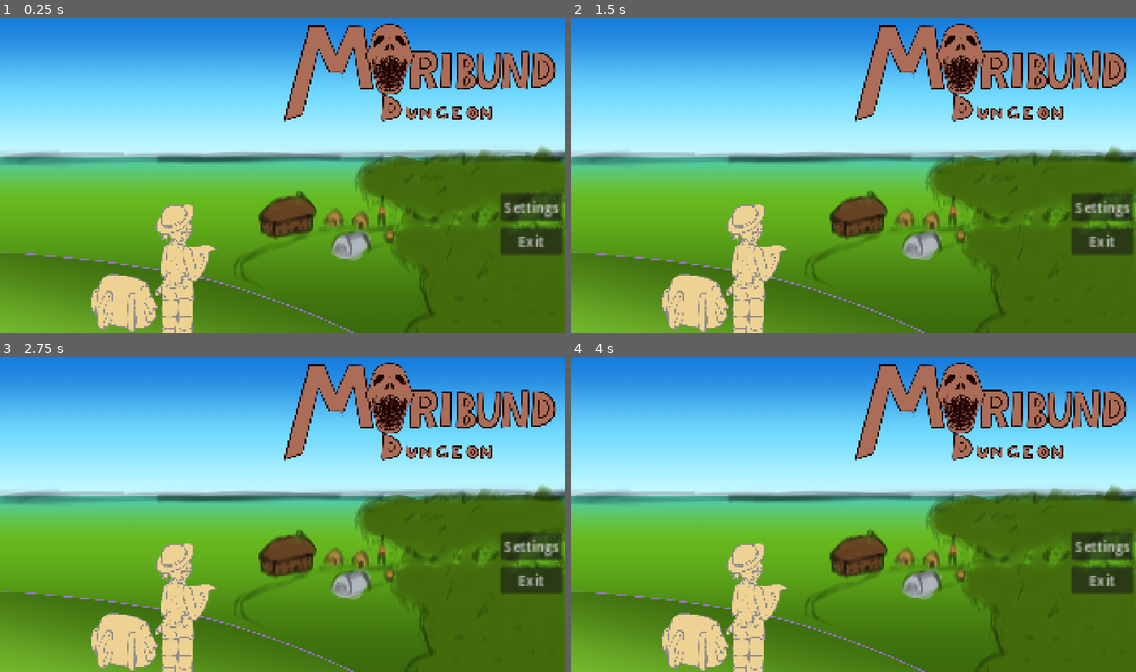
Above: before the commit, frames 1-4 (two rows, left to right).
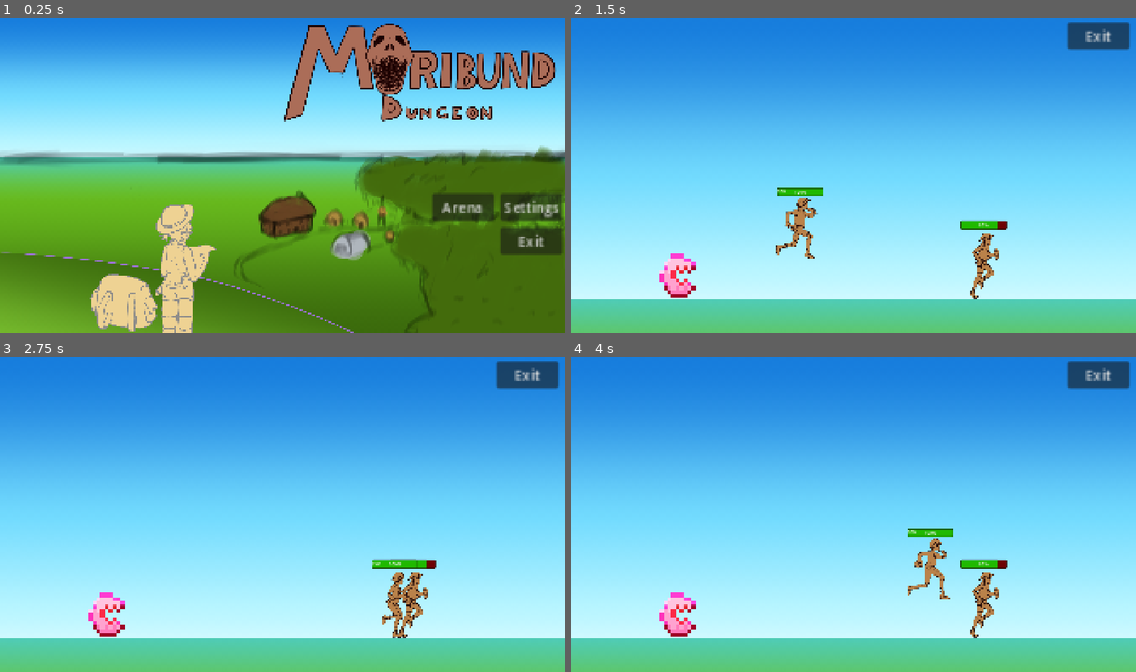
Above: after the commit, the same moments.

Repository: mlhelix/moribunddungeon
Game: Godot game, scene res://Scenes/title_screen.tscn
Two runs of this game, one before a commit and one after it. Both use one fixed random seed, a clock stepped at 60 frames per second and the inputs below. The engine's default icon, where the game draws it, is replaced by a stand-in: a white triangle on a blue panel in a dark square.
Inputs (mouse positions are in pixels of both pictures, inside the frame that each line leads up to):
- Up to frame 1 (0.25 s): no input
- Up to frame 2 (1.5 s): click (1034, 207) at 0.5 s, where only the run after the commit has a clickable "Arena"; tap Enter (ui_accept) at 1.25 s; hold Right (ui_right) from 1.28 s (still down)
- Up to frame 3 (2.75 s): keep holding Right (ui_right); tap Enter (ui_accept) at 1.52, 2.27 s
- Up to frame 4 (4 s): release Right (ui_right) at 2.78 s; hold Left (ui_left) 2.78-3.53 s; hold Right (ui_right) from 3.53 s (still down); tap Enter (ui_accept) at 3.77 s

The runs differ from the first frame. In frame 1, 1.0% of the frame differs, in the area x 76-88%, y 55-65%; in frame 2, 91%; in frame 3, 91%, in the area x 0-100%, y 1-100%; in frame 4, 91%.

Commit message:
2D run animation added, gravity and move speed changed, arena

Diff:
--- a/Scenes/character_body_2d.tscn
+++ b/Scenes/character_body_2d.tscn
@@ -2,18 +2,125 @@
 
 [ext_resource type="Script" uid="uid://c2v6yothfqrop" path="res://Scripts/Player.gd" id="1_88kja"]
 [ext_resource type="Texture2D" uid="uid://dmyol4yf6hpoy" path="res://assets/Cactynee.png" id="1_ymxaj"]
+[ext_resource type="Script" uid="uid://dny626mwo7e18" path="res://Scripts/healthbar.gd" id="2_88kja"]
+[ext_resource type="Script" uid="uid://8dkarh5mop4k" path="res://Scripts/player_stats.gd" id="2_gbyq6"]
+[ext_resource type="Texture2D" uid="uid://bp4imwl2fivsc" path="res://assets/Giana Run/Timeline 1_0000.png" id="3_ancw4"]
+[ext_resource type="Texture2D" uid="uid://djubhqsddjedw" path="res://assets/Giana Run/Timeline 1_0004.png" id="4_8ldn0"]
+[ext_resource type="Texture2D" uid="uid://cixxkj3ucfpwe" path="res://assets/Giana Run/Timeline 1_0008.png" id="5_o8di4"]
+[ext_resource type="Texture2D" uid="uid://di61s2x6lc7ai" path="res://assets/Giana Run/Timeline 1_0012.png" id="6_3d168"]
+[ext_resource type="Texture2D" uid="uid://cw7yy8pk545t1" path="res://assets/Giana Run/Timeline 1_0016.png" id="7_q07ms"]
+[ext_resource type="Texture2D" uid="uid://c1ug0pewyc40k" path="res://assets/Giana Run/Timeline 1_0020.png" id="8_x0qg5"]
+[ext_resource type="Texture2D" uid="uid://cnccjiodxx1t4" path="res://assets/Giana Run/Timeline 1_0024.png" id="9_l447x"]
+[ext_resource type="Texture2D" uid="uid://d1j0sl818klfa" path="res://assets/Giana Run/Timeline 1_0028.png" id="10_u736u"]
+
+[sub_resource type="Resource" id="Resource_pbq55"]
+script = ExtResource("2_gbyq6")
+metadata/_custom_type_script = "uid://8dkarh5mop4k"
+
+[sub_resource type="SpriteFrames" id="SpriteFrames_glyrq"]
+animations = [{
+"frames": [{
+"duration": 1.0,
+"texture": ExtResource("3_ancw4")
+}, {
+"duration": 1.0,
+"texture": ExtResource("4_8ldn0")
+}, {
+"duration": 1.0,
+"texture": ExtResource("5_o8di4")
+}, {
+"duration": 1.0,
+"texture": ExtResource("6_3d168")
+}, {
+"duration": 1.0,
+"texture": ExtResource("7_q07ms")
+}, {
+"duration": 1.0,
+"texture": ExtResource("8_x0qg5")
+}, {
+"duration": 1.0,
+"texture": ExtResource("9_l447x")
+}, {
+"duration": 1.0,
+"texture": ExtResource("10_u736u")
+}],
+"loop": true,
+"name": &"running",
+"speed": 8.0
+}, {
+"frames": [{
+"duration": 1.0,
+"texture": ExtResource("6_3d168")
+}, {
+"duration": 1.0,
+"texture": ExtResource("10_u736u")
+}],
+"loop": true,
+"name": &"standingidle",
+"speed": 1.0
+}]
 
 [sub_resource type="CapsuleShape2D" id="CapsuleShape2D_88kja"]
-radius = 41.0
-height = 164.0
+radius = 23.0
+height = 200.0
+
+[sub_resource type="StyleBoxFlat" id="StyleBoxFlat_88kja"]
+bg_color = Color(0.43320936, 0.008085328, 0.016503168, 1)
+border_width_left = 3
+border_width_top = 3
+border_width_right = 3
+border_width_bottom = 3
+border_color = Color(0.22999525, 0.021886792, 0, 1)
+corner_radius_top_left = 3
+corner_radius_top_right = 3
+corner_radius_bottom_right = 3
+corner_radius_bottom_left = 3
+
+[sub_resource type="StyleBoxFlat" id="StyleBoxFlat_it8n0"]
+bg_color = Color(0.12471699, 0.72471625, 0, 1)
+border_width_left = 3
+border_width_top = 3
+border_width_right = 3
+border_width_bottom = 3
+border_color = Color(0.0932168, 0.30079293, 4.813075e-08, 1)
+corner_radius_top_left = 3
+corner_radius_top_right = 3
+corner_radius_bottom_right = 3
+corner_radius_bottom_left = 3
 
 [node name="Player" type="CharacterBody2D" unique_id=1761386539]
 script = ExtResource("1_88kja")
+stats = SubResource("Resource_pbq55")
+
+[node name="AnimatedSprite2D" type="AnimatedSprite2D" parent="." unique_id=1599561331]
+position = Vector2(1, -18)
+scale = Vector2(0.38709676, 0.38709676)
+sprite_frames = SubResource("SpriteFrames_glyrq")
+animation = &"running"
 
 [node name="Sprite2D" type="Sprite2D" parent="." unique_id=12867128]
+visible = false
 scale = Vector2(0.1, 0.1)
 texture = ExtResource("1_ymxaj")
 
 [node name="CollisionShape2D" type="CollisionShape2D" parent="." unique_id=1926136278]
-position = Vector2(14, 0)
+position = Vector2(0, 2)
 shape = SubResource("CapsuleShape2D_88kja")
+
+[node name="HealthBar" type="ProgressBar" parent="." unique_id=1466920259]
+offset_left = -79.0
+offset_top = -162.0
+offset_right = 78.0
+offset_bottom = -133.0
+theme_override_styles/background = SubResource("StyleBoxFlat_88kja")
+theme_override_styles/fill = SubResource("StyleBoxFlat_it8n0")
+step = 1.0
+value = 80.0
+script = ExtResource("2_88kja")
+metadata/_edit_use_anchors_ = true
+
+[node name="Label" type="Label" parent="HealthBar" unique_id=1908734541]
+layout_mode = 0
+offset_right = 40.0
+offset_bottom = 23.0
+metadata/_edit_use_anchors_ = true
--- /dev/null
+++ b/Scenes/testarena.tscn
@@ -0,0 +1,68 @@
+[gd_scene format=3 uid="uid://dajd50trgbq52"]
+
+[ext_resource type="Texture2D" uid="uid://q5beafrapbc4" path="res://assets/Moribund Dungeon Floorthingy.png" id="1_bkg1a"]
+[ext_resource type="Script" uid="uid://dwyc3tx2uriyw" path="res://Scripts/testarena.gd" id="1_fl7sg"]
+[ext_resource type="PackedScene" uid="uid://dv2ux6rg6cwf7" path="res://Scenes/character_body_2d.tscn" id="2_5hb0q"]
+[ext_resource type="Texture2D" uid="uid://cn2v1sbv5bffm" path="res://icon.svg" id="3_5hb0q"]
+[ext_resource type="Script" uid="uid://c5jvjvknol8mw" path="res://Scripts/Enemy2.gd" id="4_dqcy4"]
+[ext_resource type="Texture2D" uid="uid://b0hucggqcy0rb" path="res://Letterforms/Videogame Letterforms(C2).png" id="8_boqko"]
+[ext_resource type="Script" uid="uid://ddjyckdqblov2" path="res://Scripts/damage_zone.gd" id="8_hrjto"]
+
+[sub_resource type="RectangleShape2D" id="RectangleShape2D_fl7sg"]
+size = Vector2(1921, 128)
+
+[sub_resource type="CircleShape2D" id="CircleShape2D_boqko"]
+
+[node name="TestArena" type="Node2D" unique_id=1312225794]
+script = ExtResource("1_fl7sg")
+
+[node name="TextureRect" type="TextureRect" parent="." unique_id=1263241964]
+offset_right = 3840.0
+offset_bottom = 2160.0
+texture = ExtResource("1_bkg1a")
+metadata/_edit_lock_ = true
+
+[node name="Enemy" parent="." unique_id=1130149263 instance=ExtResource("2_5hb0q")]
+position = Vector2(1403, 663)
+script = ExtResource("4_dqcy4")
+
+[node name="Player" parent="." unique_id=1761386539 instance=ExtResource("2_5hb0q")]
+position = Vector2(690, 731)
+
+[node name="StaticBody2D" type="StaticBody2D" parent="." unique_id=25423715]
+position = Vector2(594, 1027)
+
+[node name="Sprite2D" type="Sprite2D" parent="StaticBody2D" unique_id=1962889237]
+visible = false
+position = Vector2(369, 0)
+scale = Vector2(15, 1)
+texture = ExtResource("3_5hb0q")
+
+[node name="CollisionShape2D" type="CollisionShape2D" parent="StaticBody2D" unique_id=1317680397]
+position = Vector2(366.5, 0)
+shape = SubResource("RectangleShape2D_fl7sg")
+
+[node name="Exit Button" type="Button" parent="." unique_id=1658517273]
+offset_left = 1688.0001
+offset_top = 24.0
+offset_right = 1758.0001
+offset_bottom = 55.0
+scale = Vector2(3, 3)
+text = "Exit"
+
+[node name="DamageZone" type="Area2D" parent="." unique_id=1262171411]
+position = Vector2(976, 822)
+script = ExtResource("8_hrjto")
+
+[node name="Sprite2D" type="Sprite2D" parent="DamageZone" unique_id=529916423]
+position = Vector2(-614, 65.00003)
+scale = Vector2(0.2718182, 0.2718182)
+texture = ExtResource("8_boqko")
+
+[node name="CollisionShape2D" type="CollisionShape2D" parent="DamageZone" unique_id=1734130391]
+position = Vector2(-607, 68)
+shape = SubResource("CircleShape2D_boqko")
+debug_color = Color(0.99231786, 0, 0.26002723, 0.41960785)
+
+[connection signal="pressed" from="Exit Button" to="." method="_on_exit_button_pressed"]
+[connection signal="body_entered" from="DamageZone" to="DamageZone" method="_on_body_entered"]
--- a/Scenes/title_screen.tscn
+++ b/Scenes/title_screen.tscn
@@ -39,5 +39,15 @@
 scale = Vector2(3, 3)
 text = "Settings"
 
+[node name="Arena" type="Button" parent="." unique_id=1893856831]
+layout_mode = 0
+offset_left = 1469.0
+offset_top = 606.0
+offset_right = 1539.0
+offset_bottom = 637.0
+scale = Vector2(3, 3)
+text = "Arena"
+
 [connection signal="pressed" from="Exit Button" to="." method="_on_exit_button_pressed"]
 [connection signal="pressed" from="Settings Button" to="." method="_on_settings_button_pressed"]
+[connection signal="pressed" from="Arena" to="." method="_on_arena_pressed"]
--- /dev/null
+++ b/Scripts/Enemy2.gd
@@ -0,0 +1,13 @@
+extends CharacterBody2D
+
+
+const SPEED = 100.0
+const JUMP_VELOCITY = -400.0
+
+
+func _physics_process(delta: float) -> void:
+	# Add the gravity.
+	if not is_on_floor():
+		velocity += get_gravity() * delta
+
+	move_and_slide()
--- a/Scripts/Player.gd
+++ b/Scripts/Player.gd
@@ -1,9 +1,15 @@
 extends CharacterBody2D
 
+@export var stats: Player_Stats
+@onready var healthBar = $"HealthBar"
+@onready var animated_sprite = $AnimatedSprite2D
 
-const SPEED = 300.0
-const JUMP_VELOCITY = -400.0
+const SPEED = 450.0
+const JUMP_VELOCITY = -600.0
 
+var mystats = stats
+
+var gravity = ProjectSettings.get_setting("physics/2d/default_gravity")
 
 func _physics_process(delta: float) -> void:
 	# Add the gravity.
@@ -19,7 +25,19 @@
 	var direction := Input.get_axis("ui_left", "ui_right")
 	if direction:
 		velocity.x = direction * SPEED
+		animated_sprite.play("running")
+		animated_sprite.flip_h = direction < 0
 	else:
 		velocity.x = move_toward(velocity.x, 0, SPEED)
+		animated_sprite.play("standingidle")
 
 	move_and_slide()
+
+func _ready() -> void:
+	stats.setup_stats()
+	healthBar.set_health_bar(stats.current_max_health, stats.base_max_health)
+	stats.health_depleted.connect(queue_free)
+
+func take_damage(damage:int):
+	stats.current_max_health -= damage
+	healthBar.change_health(-damage)
--- /dev/null
+++ b/Scripts/damage_zone.gd
@@ -0,0 +1,7 @@
+extends Area2D
+class_name DamageZone
+
+
+func _on_body_entered(body):
+	if "Player" in body.name:
+		body.take_damage(10)
--- /dev/null
+++ b/Scripts/healthbar.gd
@@ -0,0 +1,15 @@
+extends ProgressBar
+
+
+@onready var healthlabel = $Label
+
+
+func set_health_bar(health, current_max_health):
+	max_value = current_max_health
+	value = health
+
+	healthlabel.text = str(health)
+
+func change_health(newValue):
+	value += newValue
+	healthlabel.text = str(value)
--- /dev/null
+++ b/Scripts/player_stats.gd
@@ -0,0 +1,28 @@
+extends Resource
+class_name Player_Stats
+
+signal health_depleted
+signal health_changed(cur_health: int, max_health: int)
+
+@export var base_max_health: int = 100
+@export var base_defense: int = 10
+@export var base_attack: int = 10
+
+var current_max_health: int = 100
+var current_defense: int = 10
+var current_attack: int = 10
+
+var health: int = 0: set = _on_health_set
+
+func _init() -> void:
+	setup_stats.call_deferred()
+
+func setup_stats() -> void:
+	# recalculate current stats first
+		health = current_max_health
+
+func _on_health_set(new_value: int) -> void:
+	health = clampi(new_value, 0, current_max_health)
+	health_changed.emit(health, current_max_health)
+	if health <= 0:
+		health_depleted.emit()
--- /dev/null
+++ b/Scripts/testarena.gd
@@ -0,0 +1,16 @@
+extends Node2D
+
+
+# Called when the node enters the scene tree for the first time.
+func _ready() -> void:
+	pass # Replace with function body.
+
+
+# Called every frame. 'delta' is the elapsed time since the previous frame.
+func _process(delta: float) -> void:
+	pass
+
+
+func _on_exit_button_pressed() -> void:
+	get_tree().quit()
+	pass # Replace with function body.
--- a/Scripts/title_screen.gd
+++ b/Scripts/title_screen.gd
@@ -11,3 +11,8 @@
 func _on_exit_button_pressed() -> void:
 	get_tree().quit()
 	pass # Replace with function body.
+
+
+func _on_arena_pressed() -> void:
+	get_tree().change_scene_to_file("res://Scenes/testarena.tscn")
+	pass # Replace with function body.
--- a/project.godot
+++ b/project.godot
@@ -44,3 +44,7 @@
 , Object(InputEventJoypadMotion,"resource_local_to_scene":false,"resource_name":"","device":0,"axis":0,"axis_value":1.0,"script":null)
 ]
 }
+
+[physics]
+
+2d/default_gravity=1080.0
Not shown, added: Scripts/Enemy2.gd.uid
Not shown, added: Scripts/damage_zone.gd.uid
Not shown, added: Scripts/healthbar.gd.uid
Not shown, added: Scripts/player_stats.gd.uid
Not shown, added: Scripts/testarena.gd.uid
Binary file added: assets/Giana Run/Timeline 1_0000.png
Not shown, added: assets/Giana Run/Timeline 1_0000.png.import
Binary file added: assets/Giana Run/Timeline 1_0001.png
Not shown, added: assets/Giana Run/Timeline 1_0001.png.import
Binary file added: assets/Giana Run/Timeline 1_0002.png
Not shown, added: assets/Giana Run/Timeline 1_0002.png.import
Binary file added: assets/Giana Run/Timeline 1_0003.png
(and 53 more such lines)
